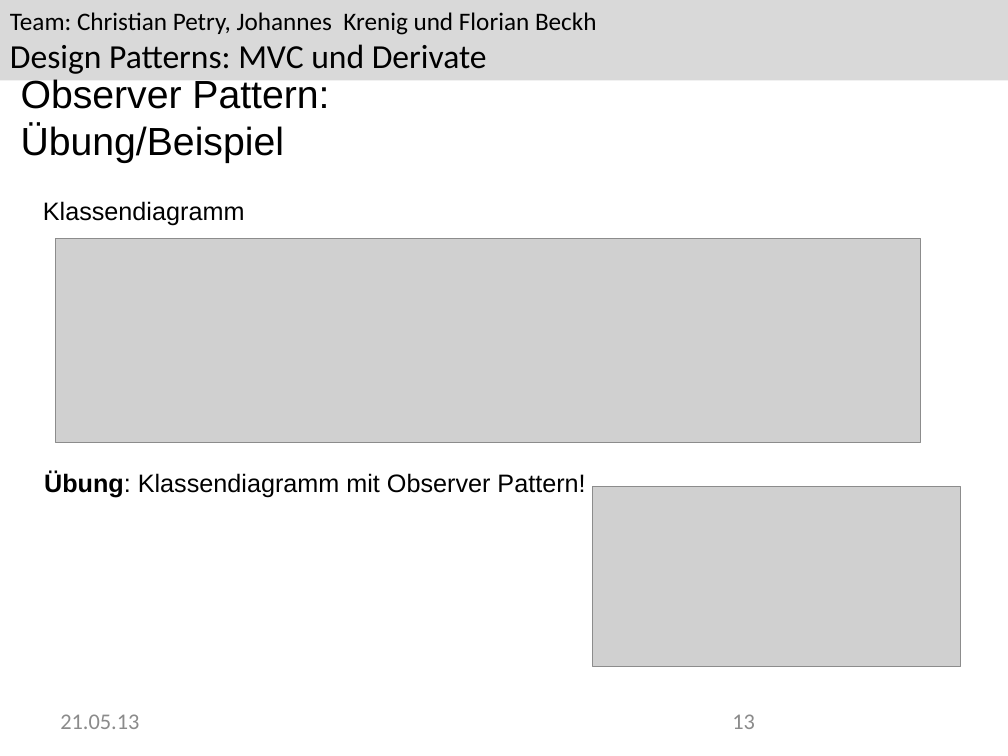
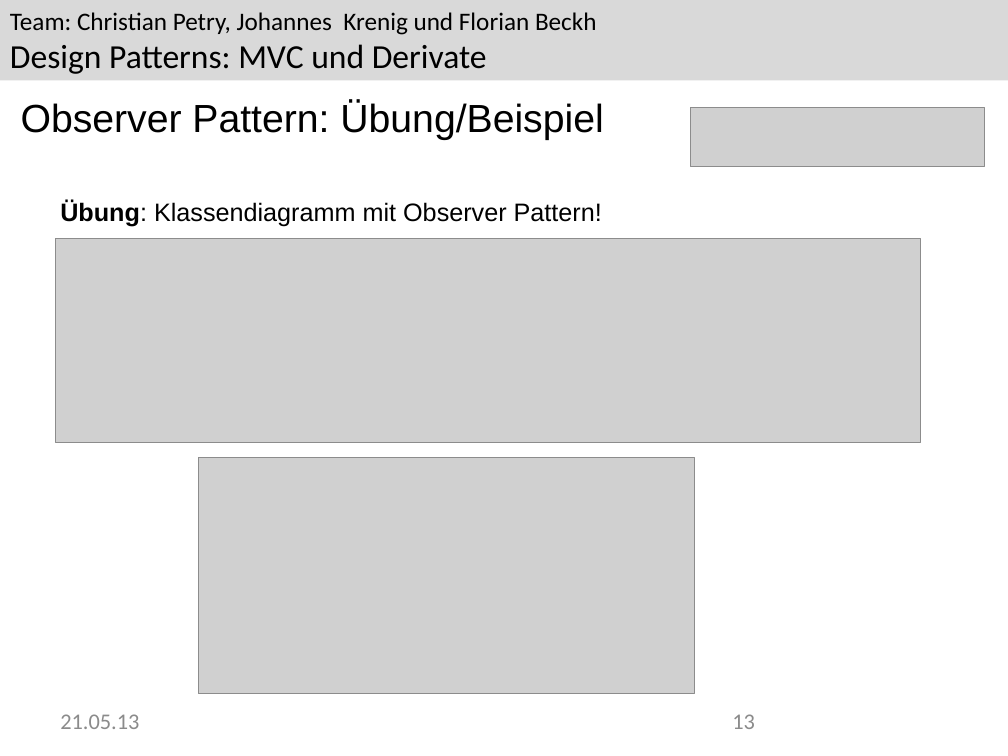
Before and after one commit to Greever/Design-Pattern-MVC, a slide deck: slide 13 of Dokumentation/Praesentation/Praesentation.pptx. Drawn at 1008x756 pixels with LibreOffice and Linux fonts; fonts in the diff are those of the drawing; grey boxes stand for pictures; background and template pictures are left out. Boxes give left, top, right and bottom in pixels: in the first picture for what was removed or moved away, otherwise in the second. Text is boxed around its words. In the diff, an @@ line names an element or a change of style, - is before the commit and + after.

Commit message:
enhanced observer part in presentation

```diff
--- a/Dokumentation/Praesentation/Praesentation.pptx
+++ b/Dokumentation/Praesentation/Praesentation.pptx
@@ text "Observer Pattern: Übung/Beispiel" rewrapped from bbox=[21, 79, 329, 163] to bbox=[21, 101, 603, 140] @@
@@ picture added at bbox=[690, 107, 984, 166] @@
@@ text removed at bbox=[43, 201, 245, 226] @@
-Klassendiagramm
@@ text "Übung: Klassendiagramm mit Observer Pattern!": place and size @@
-text "Übung: Klassendiagramm mit Observer Pattern!" at bbox=[44, 472, 585, 498]
+text "Übung: Klassendiagramm mit Observer Pattern!" at bbox=[60, 201, 602, 227]
@@ picture added at bbox=[199, 458, 695, 695] @@
@@ picture removed at bbox=[593, 486, 961, 666] @@
```
Also in this commit, not shown: 10 other slides changed.
